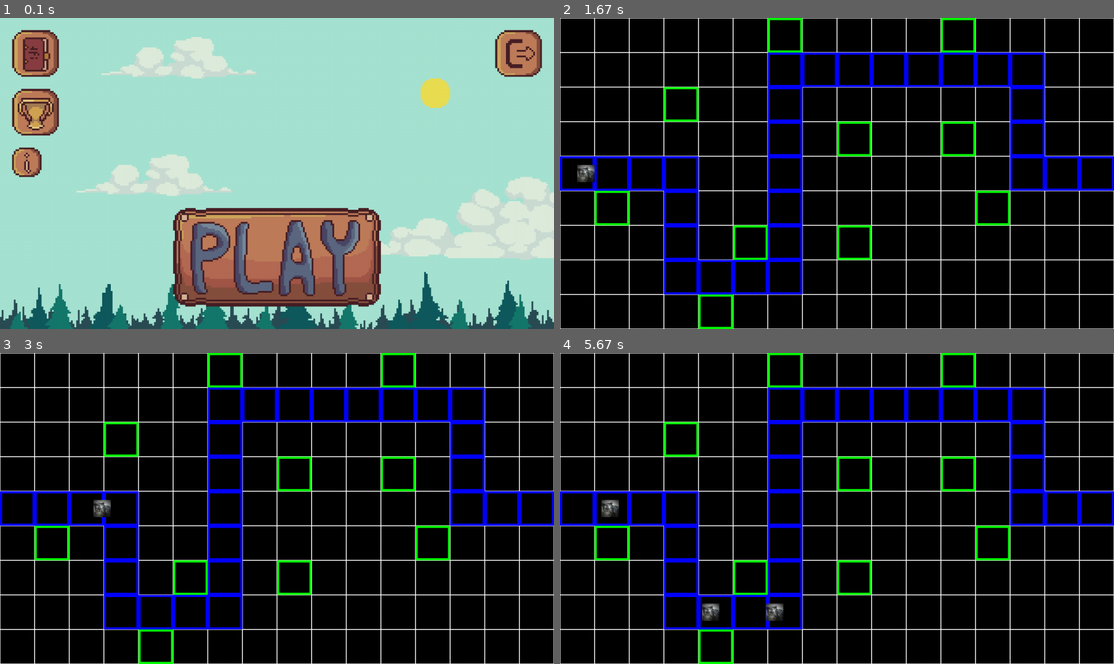
Above: before the commit, frames 1-4 (two rows, left to right).
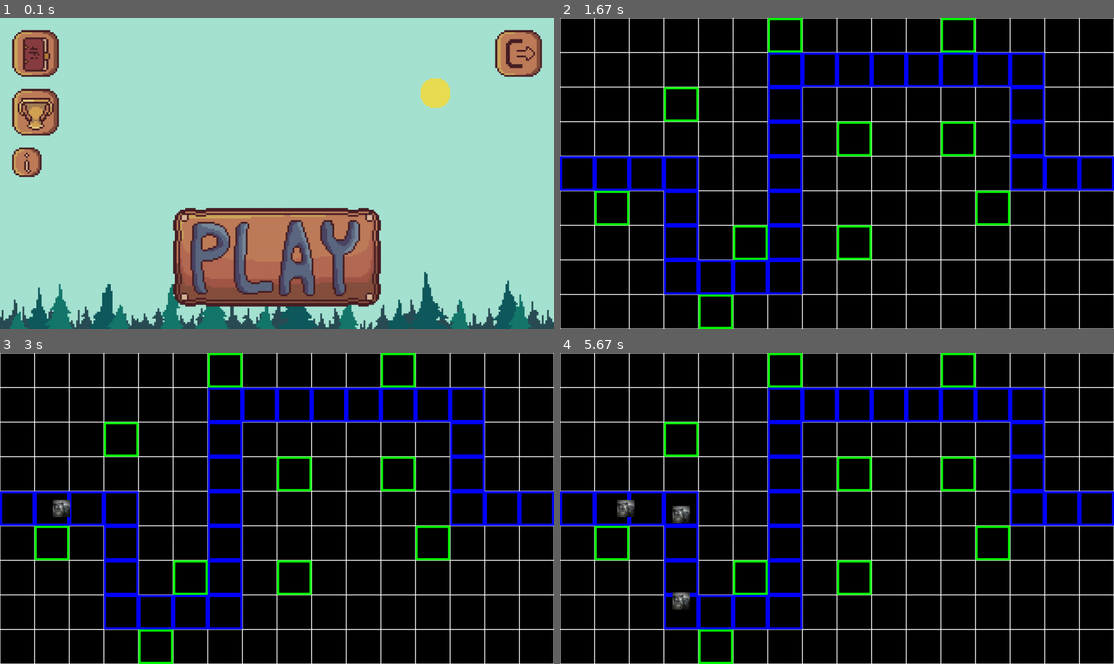
Above: after the commit, the same moments.

Repository: LenaSup/PyGame_project
Game: pygame game, started from main.py
Same seed, same stepped clock (60 frames per second), same inputs: the game is played once before the commit and once after it.
Inputs (mouse positions are in pixels of both pictures, inside the frame that each line leads up to):
- Up to frame 1 (0.1 s): no input
- Up to frame 2 (1.67 s): click (825, 210) at 0.38 s; press the mouse at (709, 89) at 0.7 s; move the mouse to (859, 167) at 0.8 s; release the mouse at (1014, 248) at 0.93 s; press the mouse at (709, 89) at 1.03 s; move the mouse to (870, 176) at 1.13 s; release the mouse at (1036, 263) at 1.27 s
- Up to frame 3 (3 s): click (304, 570) at 2.52 s; press the mouse at (304, 570) at 2.83 s; move the mouse to (315, 570) at 2.93 s
- Up to frame 4 (5.67 s): release the mouse at (881, 567) at 3.07 s; press the mouse at (864, 570) at 3.17 s; move the mouse to (897, 539) at 3.27 s; release the mouse at (931, 511) at 3.4 s; press the mouse at (864, 570) at 3.5 s; move the mouse to (953, 533) at 3.6 s; release the mouse at (1041, 499) at 3.73 s

The runs differ from the first frame. In frame 1, 8.5% of the frame differs, in the area x 13-100%, y 6-78%; in frame 2, 0.2%; in frame 3, 0.3%; in frame 4, 1.0%.

Commit message:
правки(вроде работает)

Diff:
--- /dev/null
+++ b/data/map_1.map
@@ -0,0 +1,6 @@
+........0.....
+..0......###0.
+@####0####0###
+.0..###......0
+.......0......
+..............
--- /dev/null
+++ b/data/map_2.map
@@ -0,0 +1,6 @@
+..########..0.
+.0#..0...#....
+..#....0.#####
+@##0....0....0
+..............
+...0..........
--- /dev/null
+++ b/data/map_3.map
@@ -0,0 +1,6 @@
+..0...0...0..0
+..............
+@###....0.####
+...####...#...
+.0....#####...
+....0.......0.
--- /dev/null
+++ b/data/map_4.map
@@ -0,0 +1,6 @@
+...####.......
+@#.#..#0...0..
+.#.#0.####....
+.###.....#####
+0..#######....
+.0..0.........
--- /dev/null
+++ b/data/map_5.map
@@ -0,0 +1,6 @@
+..0...0.......
+..........####
+@##########0.0
+..........####
+....0...00....
+..............
--- a/main.py
+++ b/main.py
@@ -8,12 +8,17 @@
 
 def load_image(neme, color_key=None):   # Вся графика хронится в папке graphics
     fullname = os.path.join('graphics', neme)   # Все png с прозрачным фоном, кроме задних планов
+
     try:
         image = pygame.image.load(fullname)
     except pygame.error as massage:
         raise SystemExit(massage)
     image = image.convert_alpha()
     return image
+
+
+class CloseBut(pygame.sprite.Sprite):   # -
+    pass
 
 
 class Inscription(pygame.sprite.Sprite):    # Декоротивная тобличка с назвением игры
@@ -102,29 +107,13 @@
             learning.education_display(screen, self.size)
 
 
-class MenuClouds(pygame.sprite.Sprite):     # Облока в меню
-    def __init__(self, group, size):
+class MenuClouds(pygame.sprite.Sprite):     # Облока в меню (облока в основкой игре меньше
+    def __init__(self, group, size):        # и имеют другой диопозон кординат спавна)
         super().__init__(group)
-        self.speed = random.randint(1, 2)
-        self.direction = random.choice([1, -1])
-        self.timer = 0
-        f = 'start_menu_cloud_' + str(random.randint(1, 4)) + '.png'
-        self.image = load_image(f)
-        rect = self.image.get_rect().size
-        self.image = pygame.transform.scale(self.image, ((size[0] // 320) * rect[0], (size[1] // 180) * rect[1]))
-        self.rect = self.image.get_rect()
-        self.rect.left, self.rect.top = (size[0] // 320) * random.randint(1, 250),\
-                                        (size[1] // 180) * random.randint(1, 110)
-        self.size = size
+        pass
 
     def update(self):
-        if self.timer == self.speed:
-            self.timer = 0
-            self.rect.left += self.direction
-        else:
-            self.timer += 1
-        if self.rect.left > self.size[0] or self.rect.width + self.rect.left < 0:
-            self.direction = -self.direction
+        pass
 
 
 class CrossBtn(pygame.sprite.Sprite):
@@ -151,16 +140,11 @@
         self.done = True
 
     def start_menu_display(self, screen, size):
-        clouds = pygame.sprite.Group()
-        menu_clouds = []
-        for i in range(random.randint(2, 3)):
-            menu_clouds.append(MenuClouds(clouds, size))
         fps = 60
         clock = pygame.time.Clock()
         background = pygame.transform.scale(load_image('start_menu_background.png'), size)
         while self.done:
             screen.blit(background, (0, 0))
-            clouds.draw(screen)
             self.start_menu_sprites.draw(screen)
             for event in pygame.event.get():
                 if event.type == pygame.QUIT:
@@ -169,7 +153,6 @@
                     pos = pygame.mouse.get_pos()
                     for i in self.start_menu_sprites:
                         i.click(pos, screen)
-            clouds.update()
             pygame.display.flip()
             clock.tick(fps)
 
@@ -245,23 +228,23 @@
                     pos = pygame.mouse.get_pos()
                     if pos[0] in range(coord[0][0], coord[0][0] + levels[0].get_width())\
                             and pos[1] in range(coord[0][1], coord[0][1] + levels[0].get_height()):
-                        self.selected_map = 1
+                        self.selected_map = 0
                         done = False
                     if pos[0] in range(coord[1][0], coord[1][0] + levels[1].get_width())\
                             and pos[1] in range(coord[1][1], coord[1][1] + levels[1].get_height()):
-                        self.selected_map = 2
+                        self.selected_map = 1
                         done = False
                     if pos[0] in range(coord[2][0], coord[2][0] + levels[2].get_width())\
                             and pos[1] in range(coord[2][1], coord[2][1] + levels[2].get_height()):
-                        self.selected_map = 3
+                        self.selected_map = 2
                         done = False
                     if pos[0] in range(coord[3][0], coord[3][0] + levels[3].get_width())\
                             and pos[1] in range(coord[3][1], coord[3][1] + levels[3].get_height()):
-                        self.selected_map = 4
+                        self.selected_map = 3
                         done = False
                     if pos[0] in range(coord[4][0], coord[4][0] + levels[4].get_width())\
                             and pos[1] in range(coord[4][1], coord[4][1] + levels[4].get_height()):
-                        self.selected_map = 5
+                        self.selected_map = 4
                         done = False
             pygame.display.flip()
             clock.tick(fps)
@@ -313,7 +296,7 @@
 
 
 class Enemy(pygame.sprite.Sprite):  # класс враждебного моба
-    def __init__(self, x, y, screen, health, image, damage=10, price=10, speed=1):
+    def __init__(self, x, y, screen, health, image, damage=10, price=10, speed=1, path=None):
         super().__init__(entities, enemies)
         self.name = self.__class__.__name__
         self.pos = x, y
@@ -330,7 +313,7 @@
         self.step = None
         self.steps = None
         self.is_move = True
-        self.set_path(enemy_path)
+        self.set_path(path)
 
     def load_step(self, index):  # загрузка следующего направления движения из пути
         self.step = self.path[index]
@@ -576,6 +559,16 @@
                 break
         pygame.display.flip()
 
+def main_menu(screen):
+    start_menu_sprites = pygame.sprite.Group()  # Эта група спрайтов отображаемых в стартовом меню
+    achievement_but = AchievementBut(start_menu_sprites, size, screen)
+    learning_but = LearningBut(start_menu_sprites, size, screen)
+    exit_but = ExitBut(start_menu_sprites, size)
+    info_btn = InfoBut(start_menu_sprites, size)
+    start_menu = StartMenu(start_menu_sprites)  # Создание обекта стартового миню
+    play_but = PlayBut(start_menu_sprites, size, start_menu)
+    start_menu.start_menu_display(screen, size)   # Вывод меню при включение
+    return play_but.map()   # номер карты
 
 # константы используемые объектами или функциями
 db = sqlite3.connect('user_data.sqlite3')
@@ -586,7 +579,7 @@
 enemies = pygame.sprite.Group()
 towers = pygame.sprite.Group()
 towers_reload = {}
-enemy_path = load_path('data/enemy_path.txt')
+enemy_paths = [load_path('data/enemy_path.txt')]
 size = width, height = 1280, 720
 
 
@@ -599,7 +592,10 @@
     # создания поля
     my_board = Board(screen, 16, 9)
     my_board.set_cell_size(80)
-    current_level = 0
+
+    # часть Лены
+    current_level = main_menu(screen)
+    #
 
     # загрузка карты
     current_wave, enemy_type = 0, 0
@@ -627,76 +623,67 @@
     towers_types = [default_tower, sniper_tower, mortire]
     type_tower = 0
     current_tower = towers_types[type_tower]
-    # ----  до игрового цикла
-    start_menu_sprites = pygame.sprite.Group()  # Эта група спрайтов отображаемых в стартовом меню
-    achievement_but = AchievementBut(start_menu_sprites, size, screen)
-    learning_but = LearningBut(start_menu_sprites, size, screen)
-    exit_but = ExitBut(start_menu_sprites, size)
-    info_btn = InfoBut(start_menu_sprites, size)
-    start_menu = StartMenu(start_menu_sprites)  # Создание обекта стартового миню
-    play_but = PlayBut(start_menu_sprites, size, start_menu)
-    start_menu.start_menu_display(screen, size)   # Вывод меню при включение
-    map_ = play_but.map()   # номер карты
 
     running = True
 
     while running:
-            screen.fill((0, 0, 0))
-            if castle_health <= 0:
-                running = False
-                finish_screen(screen)
-                break
-            for event in pygame.event.get():
-                if event.type == pygame.QUIT:  # выход из игры
-                    terminate()
-                if event.type == pygame.MOUSEBUTTONDOWN and event.button == 1:  # проверка на какую вклетку нажали,
-                    # если строительная то ставиться башня
-                    print(my_board.get_click(event.pos, current_tower[4], current_tower))
-                    type_tower = (type_tower + 1) % len(towers_types)
-                    current_tower = towers_types[type_tower]
-                if event.type == my_event:  # проверка выходит ли враг за дорогу
-                    for enemy in enemies:
-                        cell1 = my_board.get_click((enemy.pos[0] + enemy.rect.width, enemy.pos[1] + enemy.rect.height))
-                        cell2 = my_board.get_click((enemy.pos[0] + enemy.speed, enemy.pos[1] + enemy.speed))
-                        enemy.check(cell1, cell2)
-                if event.type == spawn_enemy:  # создание врага раз в заданое кол-во секунд (сейчас 2.5) секунды
-                    flag = True
-                    while flag:
-                        try:
-                            if sum(n_enemies) == sum(wave_enemies[current_wave]):
-                                print(current_wave)
-                                current_wave += 1
-                                n_enemies = [0 for _ in range(len(enemy_types))]
-                                print(current_wave)
-                                pygame.time.set_timer(spawn_enemy, pause_wave)
-                            if current_wave < len(wave_enemies) and n_enemies[enemy_type % len(enemy_types)] < wave_enemies\
-                                [current_wave][enemy_type % len(enemy_types)]:
-                                pygame.time.set_timer(spawn_enemy, waves[current_wave][1])
-                                Enemy(*enemy_default_settings, *enemy_types[enemy_type % len(enemy_types)])
-                                n_enemies[enemy_type % len(enemy_types)] += 1
-                                enemy_type += 1
-                                flag = False
-                                break
-                        except Exception as error:
-                            print(error)
-                            if not enemies:
-                                current_level += 1
-                                pygame.time.set_timer(spawn_enemy, 0)
-                                if current_level < len(levels_data):
-                                    lvl, waves, wave_enemies = levels_data[current_level]
-                                    db.execute(f"UPDATE statistic SET meaning = {time_level} WHERE Id ="
-                                               f"{current_level + 1} AND meaning > {time_level}")
+        screen.fill((0, 0, 0))
+        if castle_health <= 0:
+            running = False
+            main_menu(screen)
+            break
+        for event in pygame.event.get():
+            if event.type == pygame.QUIT:  # выход из игры
+                terminate()
+            if event.type == pygame.MOUSEBUTTONDOWN and event.button == 1:  # проверка на какую вклетку нажали,
+                # если строительная то ставиться башня
+                print(my_board.get_click(event.pos, current_tower[4], current_tower))
+                type_tower = (type_tower + 1) % len(towers_types)
+                current_tower = towers_types[type_tower]
+            if event.type == my_event:  # проверка выходит ли враг за дорогу
+                for enemy in enemies:
+                    cell1 = my_board.get_click((enemy.pos[0] + enemy.rect.width, enemy.pos[1] + enemy.rect.height))
+                    cell2 = my_board.get_click((enemy.pos[0] + enemy.speed, enemy.pos[1] + enemy.speed))
+                    enemy.check(cell1, cell2)
+            if event.type == spawn_enemy:  # создание врага раз в заданое кол-во секунд (сейчас 2.5) секунды
+                flag = True
+                while flag:
+                    try:
+                        if sum(n_enemies) == sum(wave_enemies[current_wave]):
+                            current_wave += 1
+                            n_enemies = [0 for _ in range(len(enemy_types))]
+                            pygame.time.set_timer(spawn_enemy, pause_wave)
                             flag = False
                             break
-                if event.type == time_is_passing:
-                    time_level += 1
-                if event.type in towers_reload.values():  # выстрел башни по окончании перезрядки
-                    find_key(towers_reload, event.type).fire()
-            # отрисовка
-            my_board.render()
-            entities.update()
-            entities.draw(screen)
-            pygame.display.flip()
+                        if current_wave < len(wave_enemies) and n_enemies[enemy_type % len(enemy_types)] < \
+                                wave_enemies[current_wave][enemy_type % len(enemy_types)]:
+                            pygame.time.set_timer(spawn_enemy, waves[current_wave][1])
+                            Enemy(*enemy_default_settings, *enemy_types[enemy_type % len(enemy_types)],
+                                  enemy_paths[current_level])
+                            n_enemies[enemy_type % len(enemy_types)] += 1
+                            flag = False
+                            break
+                        enemy_type += 1
+                    except Exception as error:
+                        print(error)
+                        if not enemies:
+                            current_level += 1
+                            pygame.time.set_timer(spawn_enemy, 0)
+                            if current_level < len(levels_data):
+                                lvl, waves, wave_enemies = levels_data[current_level]
+                                db.execute(f"UPDATE statistic SET meaning = {time_level} WHERE Id ="
+                                           f"{current_level + 1} AND meaning > {time_level}")
+                        flag = False
+                        break
+            if event.type == time_is_passing:
+                time_level += 1
+            if event.type in towers_reload.values():  # выстрел башни по окончании перезрядки
+                find_key(towers_reload, event.type).fire()
+        # отрисовка
+        my_board.render()
+        entities.update()
+        entities.draw(screen)
+        pygame.display.flip()
 
 
 if __name__ == '__main__':
Binary file changed: user_data.sqlite3
